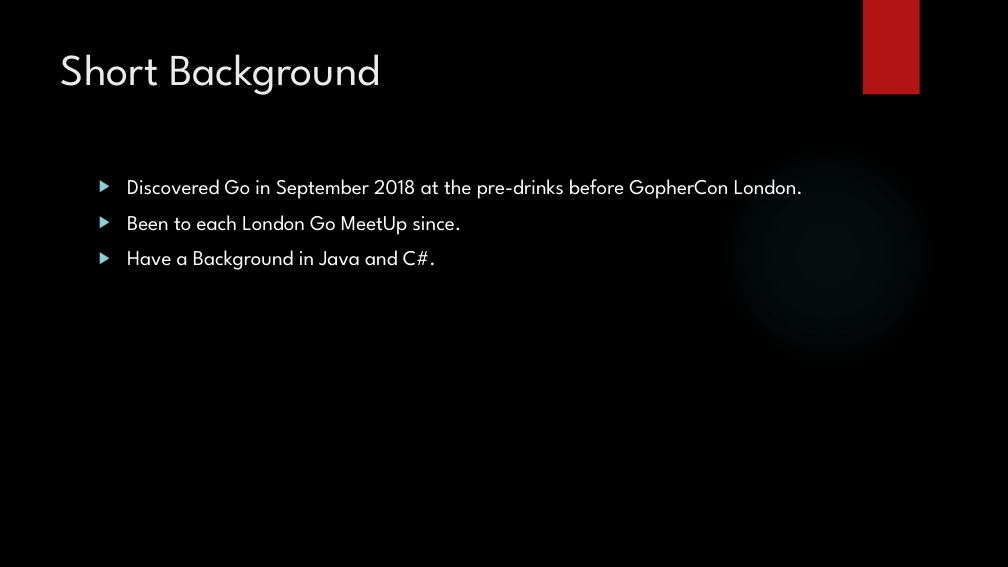
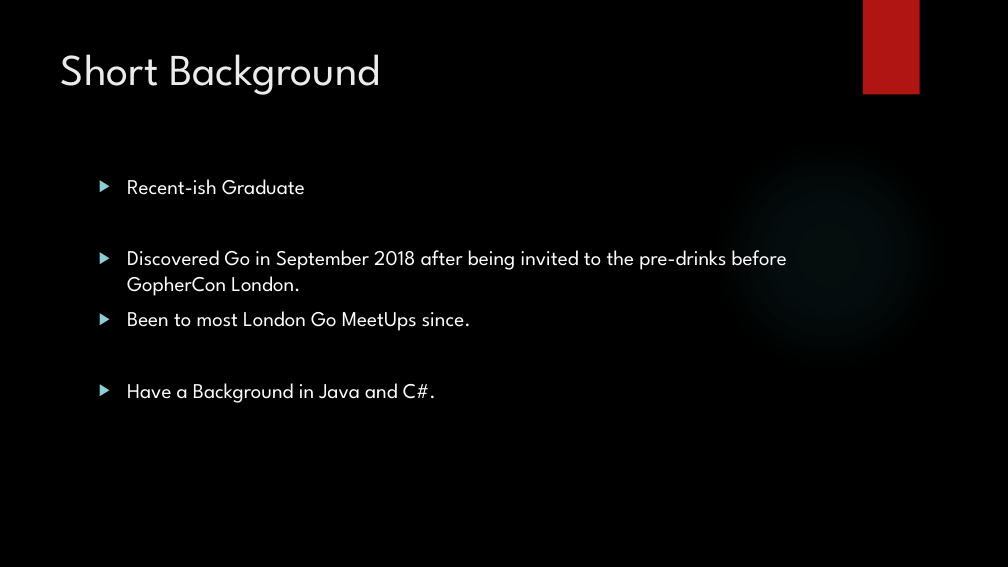
Before and after one commit to jaminologist/GopherLife, a slide deck: slide 2 of GopherLife.pptx (slide 3 before the commit). Drawn at 1008x567 pixels with LibreOffice and Linux fonts; fonts in the diff are those of the drawing; background and template pictures are left out. Boxes give left, top, right and bottom in pixels: in the first picture for what was removed or moved away, otherwise in the second. Text is boxed around its words. In the diff, an @@ line names an element or a change of style, - is before the commit and + after.

```diff
--- a/GopherLife.pptx
+++ b/GopherLife.pptx
@@ text at bbox=[127, 179, 787, 331]: text changed @@
-▶ Discovered Go in September 2018 at the pre-drinks before GopherCon London.
-▶ Been to each London Go MeetUp since.
+▶ Recent-ish Graduate
+▶ Discovered Go in September 2018 after being invited to the pre-drinks before GopherCon London.
+▶ Been to most London Go MeetUps since.
```
Also in this commit, not shown: 5 other slides changed, 4 slides added, 5 slides removed, 3 other files.
